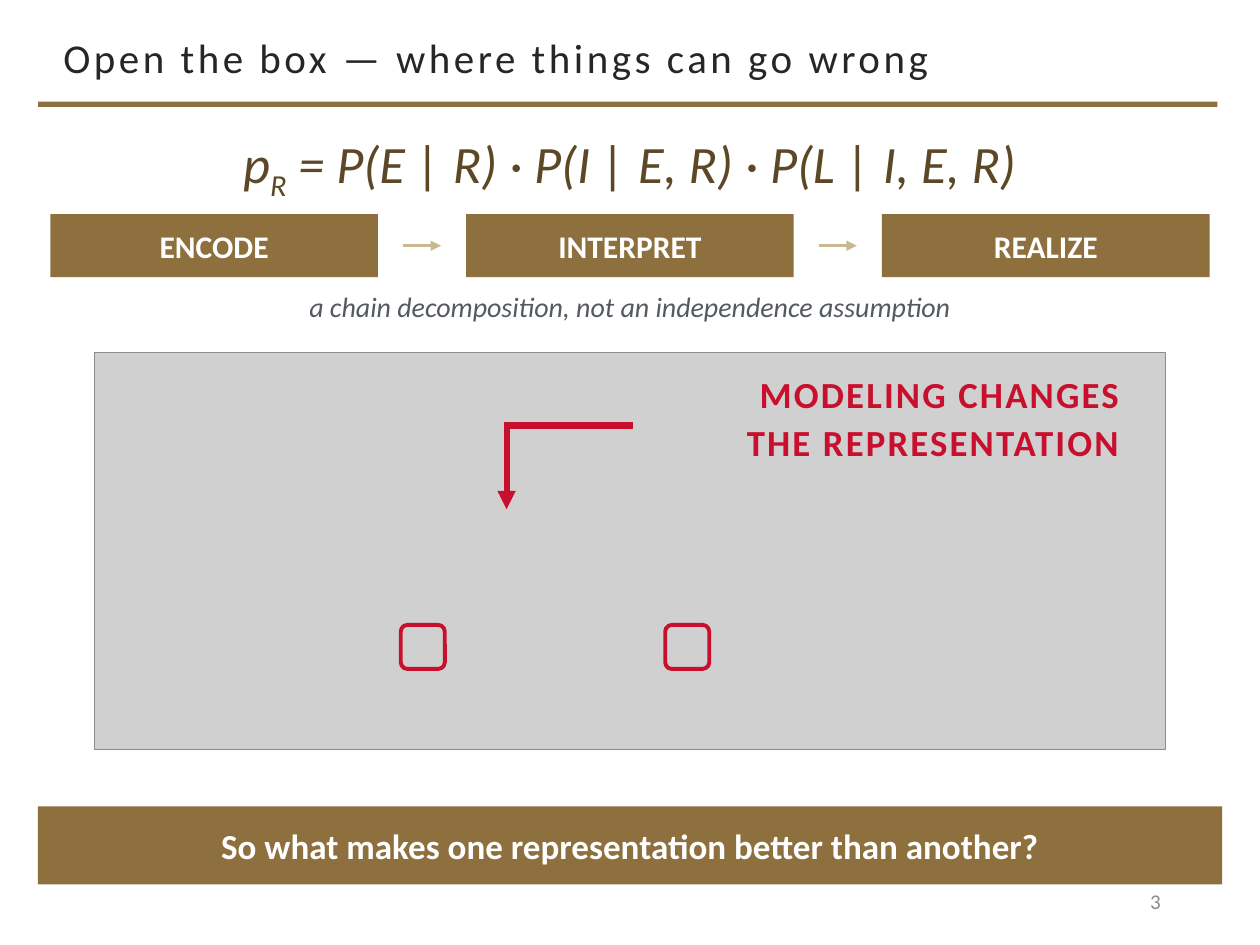
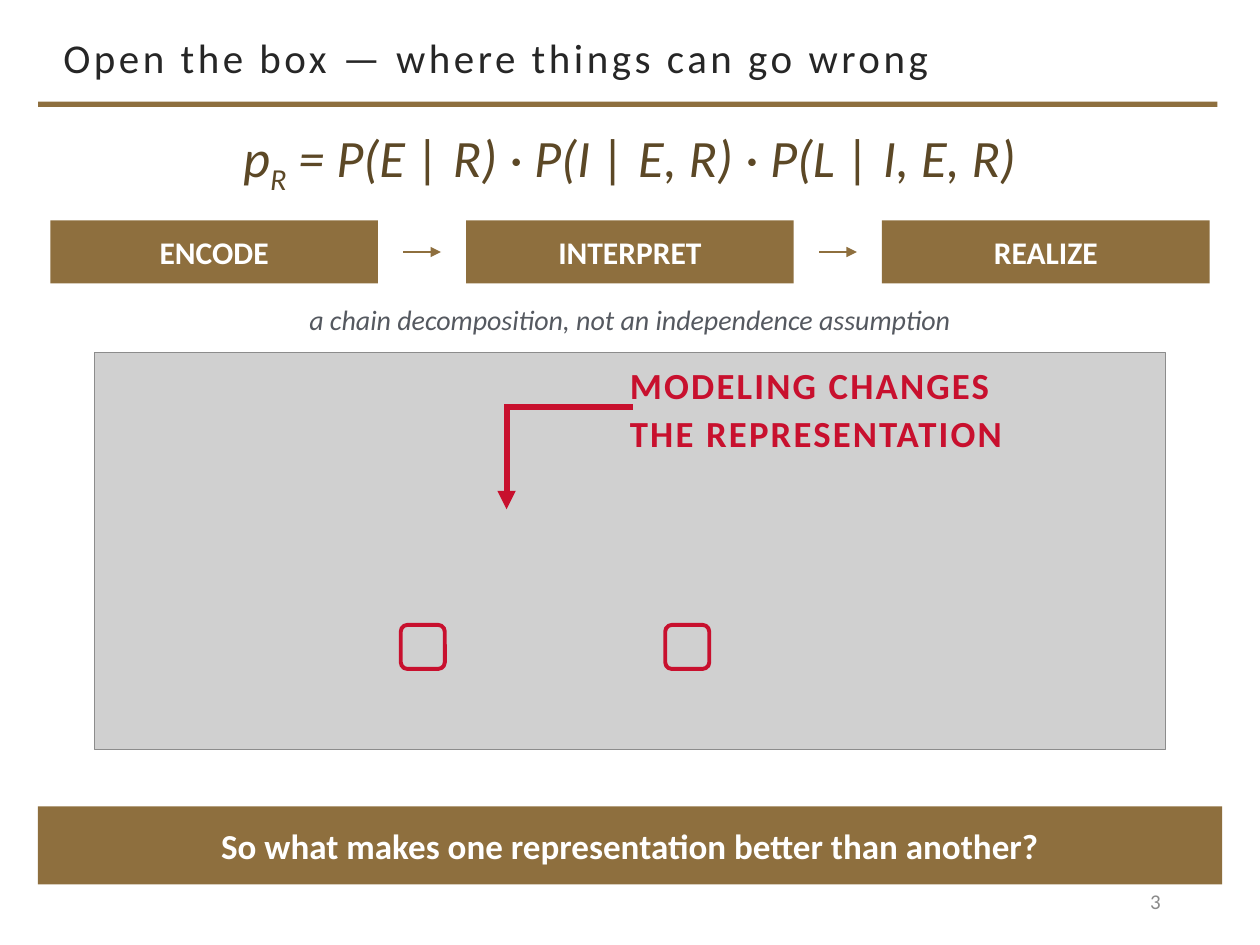
Before and after one commit to davisjam/model-based-agentic-software-engineering, a slide deck: slide 3 of course/lectures/act-2-delegation-and-control/02-modeling/2-2-Modeling-1-Purposeful-Reduction.pptx. Drawn at 1260x945 pixels with LibreOffice and Linux fonts; fonts in the diff are those of the drawing; grey boxes stand for pictures; background and template pictures are left out. Boxes give left, top, right and bottom in pixels: in the first picture for what was removed or moved away, otherwise in the second. Text is boxed around its words. In the diff, an @@ line names an element or a change of style, - is before the commit and + after.

```diff
--- a/course/lectures/act-2-delegation-and-control/02-modeling/2-2-Modeling-1-Purposeful-Reduction.pptx
+++ b/course/lectures/act-2-delegation-and-control/02-modeling/2-2-Modeling-1-Purposeful-Reduction.pptx
@@ text "pR = P(E | R) ...": place and size @@
-text "pR = P(E | R) ..." at [336, 145, 1016, 190]
+text "pR = P(E | R) ..." at [336, 139, 1016, 184]
@@ arrow (403, 252) - (441, 252): stroke #C9B991 1.5 pt to #8E6F3E 1.5 pt @@
@@ 3 rectangles, 2 arrows: place and size @@
-3 rectangles, 2 arrows at [50, 214, 1210, 277]
+3 rectangles, 2 arrows at [50, 220, 1210, 284]
@@ arrow (819, 252) - (857, 252): stroke #C9B991 1.5 pt to #8E6F3E 1.5 pt @@
@@ text "a chain decomposition, not an ...": place and size @@
-text "a chain decomposition, not an ..." at [309, 297, 950, 322]
+text "a chain decomposition, not an ..." at [309, 310, 950, 335]
@@ text "MODELING CHANGES": place and size @@
-text "MODELING CHANGES" at [747, 384, 1119, 457]
+text "MODELING CHANGES" at [630, 375, 1002, 448]
@@ text "MODELING CHANGES" at [630, 375, 1002, 448]: alignment right to left @@
@@ line moved from (507, 426) - (630, 426) to (507, 407) - (630, 407) @@
@@ arrow moved from (507, 426) - (507, 509) to (507, 407) - (507, 509) @@
```
Also in this commit, not shown: 2 other slides changed.
